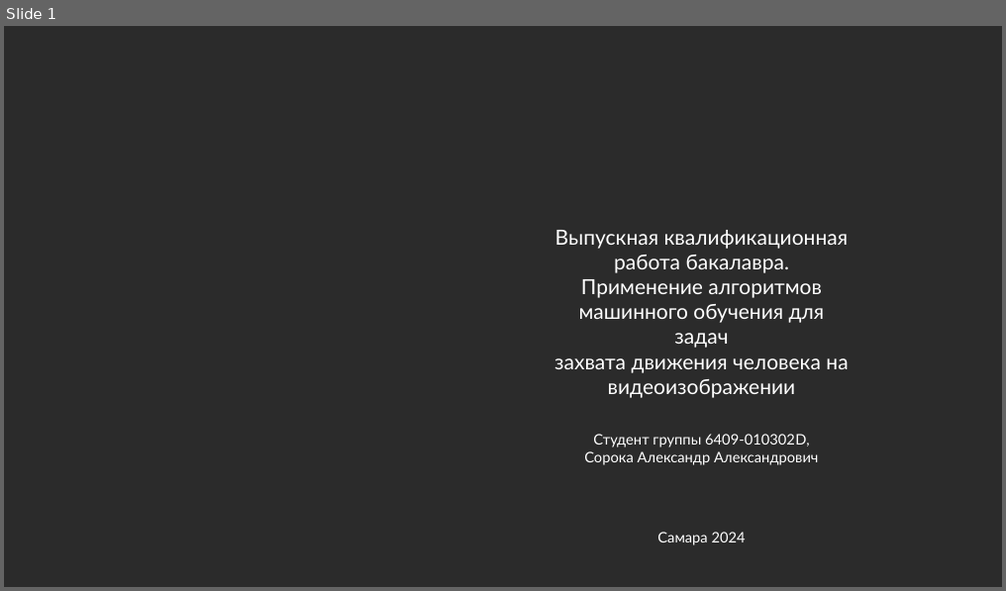
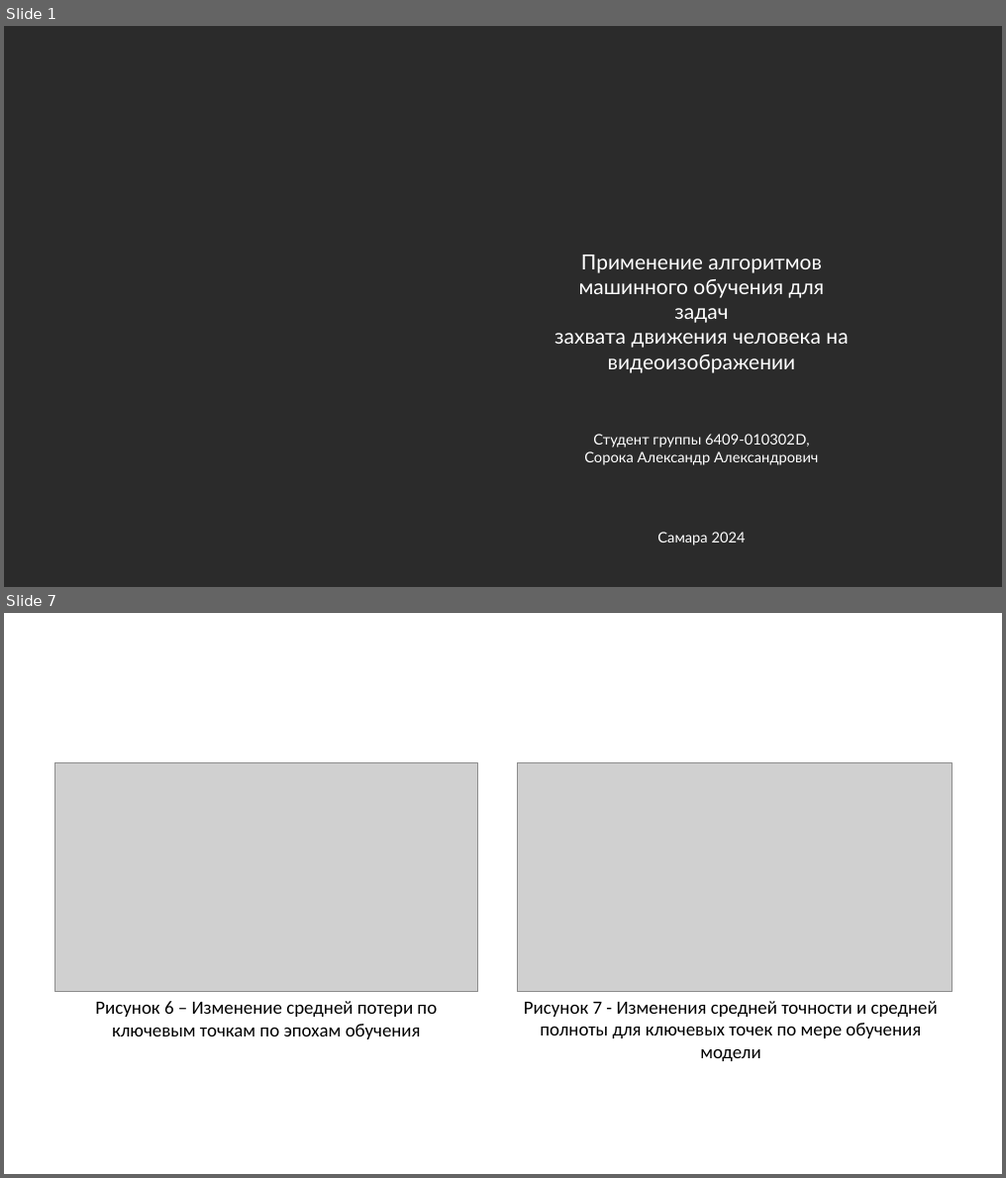
Before and after one commit to l1can13/bachelors-thesis, a slide deck: ВКРБ_Сорока Александр_Презентация.pptx. Shown one above the other, each under a label of ours: slide 1 before the commit, slides 1 and 7 after it; the slides between them are not shown. The pictures are 1006x591 and 1006x1178 pixels, drawn with LibreOffice and Linux fonts; fonts in the diff are those of the drawing; grey boxes stand for pictures; background and template pictures are left out; a plain dark background stands for a picture behind light text. Boxes give left, top, right and bottom in pixels: in the first picture for what was removed or moved away, otherwise in the second. Text is boxed around its words. In the diff, an @@ line names an element or a change of style, - is before the commit and + after.

```diff
--- a/ВКРБ_Сорока Александр_Презентация.pptx
+++ b/ВКРБ_Сорока Александр_Презентация.pptx
@@ slide 7 added at bbox=[4, 613, 1002, 1174], background picture (left out) @@
@@ text added at bbox=[152, 638, 914, 667], 18 pt, text #FFFFFF @@
+Метрики обучения собственной модели на ResNet50
@@ picture added at bbox=[54, 762, 478, 992] @@
@@ picture added at bbox=[518, 762, 951, 992] @@
@@ text added at bbox=[95, 1001, 437, 1040], 18 pt, text #000000 @@
+Рисунок 6 – Изменение средней потери по ключевым точкам по эпохам обучения
@@ text added at bbox=[524, 1001, 938, 1061], 18 pt, text #000000 @@
+Рисунок 7 - Изменения средней точности и средней полноты для ключевых точек по мере обучения модели
@@ page number added at bbox=[914, 1131, 951, 1161], 18 pt, text #FFFFFF @@
+7
@@ slide 1 changed as well @@
@@ text "Применение алгоритмов машинного обучения для ...": place and size @@
-text "Применение алгоритмов машинного обучения для ..." at bbox=[554, 230, 848, 398]
+text "Применение алгоритмов машинного обучения для ..." at bbox=[554, 255, 847, 373]
@@ text at bbox=[579, 255, 825, 323]: text changed @@
-Выпускная квалификационная работа бакалавра. Применение алгоритмов машинного обучения для задач
+Применение алгоритмов машинного обучения для задач
```
Also in this commit, not shown: 1 other slide changed, 7 other slides added, 2 slides removed, 3 other files.
